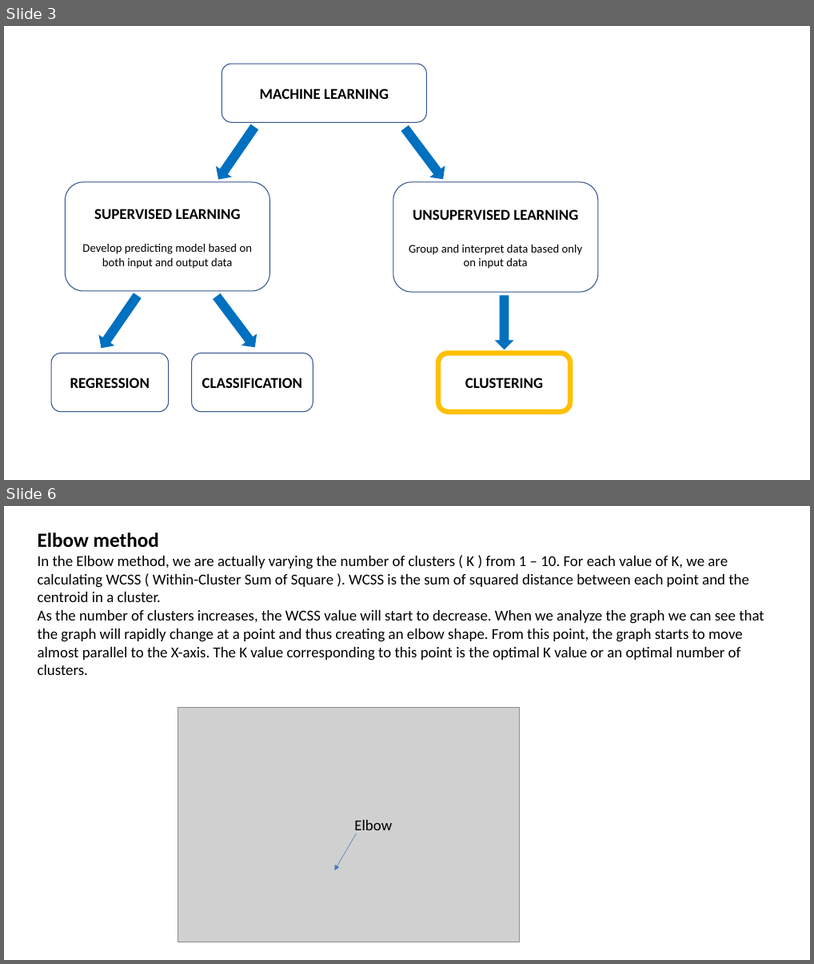
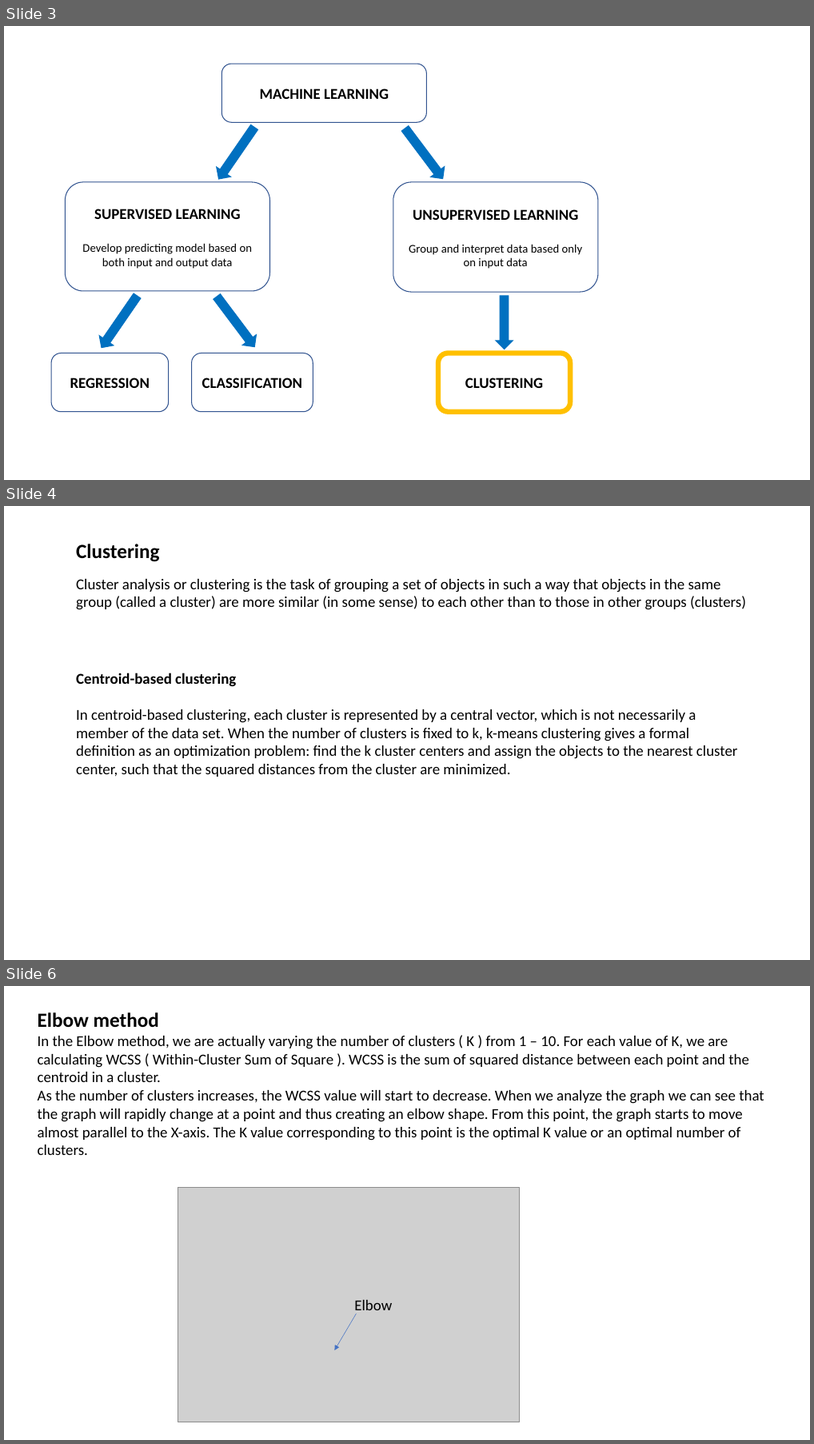
Before and after one commit to MarcoCalbucci/DataAnalytics, a slide deck: PredictiveModeling/Clustering/Clustering.pptx. Shown one above the other, each under a label of ours: slides 3 and 6 before the commit, slides 3, 4 and 6 after it; the slides between them are not shown. The pictures are 814x964 and 814x1444 pixels, drawn with LibreOffice and Linux fonts; fonts in the diff are those of the drawing; grey boxes stand for pictures. Boxes give left, top, right and bottom in pixels: in the first picture for what was removed or moved away, otherwise in the second. Text is boxed around its words. In the diff, an @@ line names an element or a change of style, - is before the commit and + after.

Commit message:
Clustering.pptx: aggiunte definizioni

```diff
--- a/PredictiveModeling/Clustering/Clustering.pptx
+++ b/PredictiveModeling/Clustering/Clustering.pptx
@@ slide 4 added at bbox=[4, 506, 810, 960], background #FFFFFF @@
@@ text added at bbox=[76, 544, 159, 562], 24 pt, text #000000, bold @@
+Clustering
@@ text added at bbox=[76, 579, 746, 610], 18 pt, text #000000 @@
+Cluster analysis or clustering is the task of grouping a set of objects in such a way that objects in the same group (called a cluster) are more similar (in some sense) to each other than to those in other groups (clusters)
@@ text added at bbox=[76, 672, 738, 776], 18 pt, text #000000 @@
+Centroid-based clustering
+In centroid-based clustering, each cluster is represented by a central vector, which is not necessarily a member of the data set. When the number of clusters is fixed to k, k-means clustering gives a formal definition as an optimization problem: find the k cluster centers and assign the objects to the nearest cluster center, such that the squared distances from the cluster are minimized.
```
Also in this commit, not shown: 1 slide changed, 1 slide removed.
